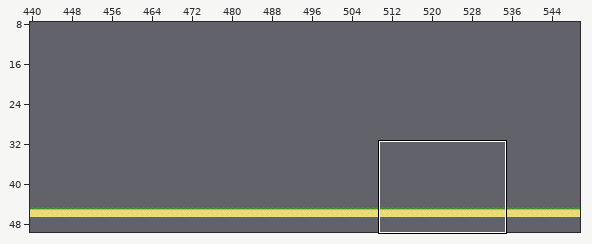
A Tiled map gets an edit: assets/levels/playgroundLevel.tmx. Above: a wide view before the commit, with the close-up outlined.
Close-up. The starting point:
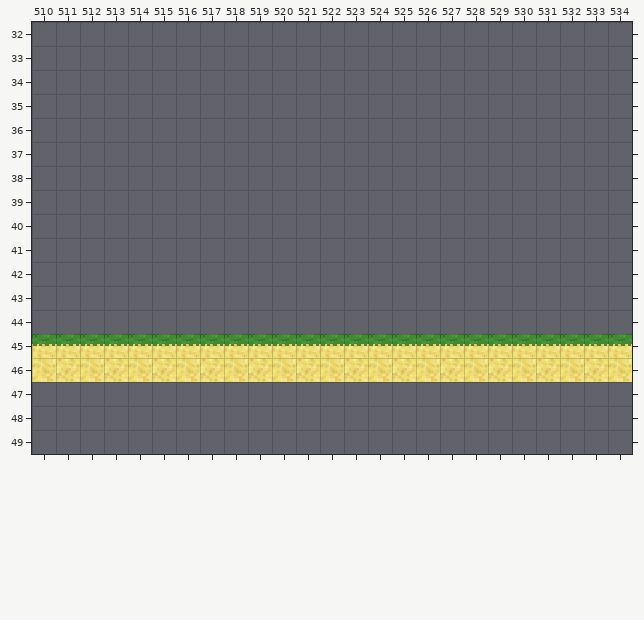
Cells are 16x16 px. Shown: x 510..534, y 32..49. The commit also changed other parts of the map, which this record leaves out.
New version:
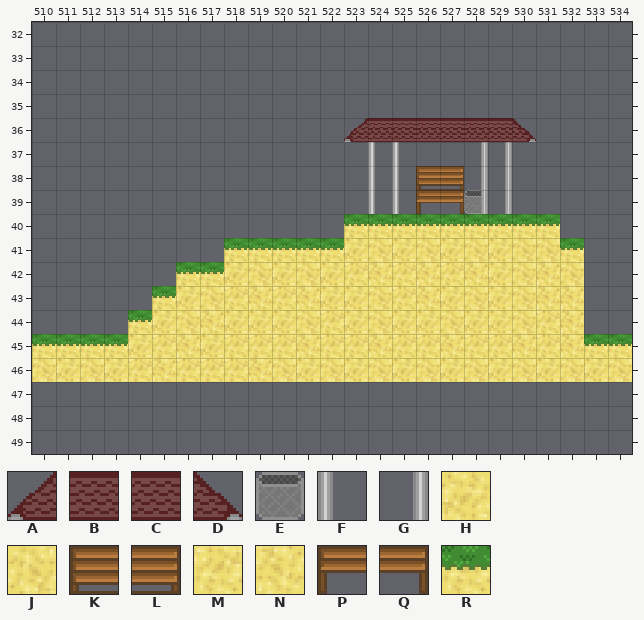
Key: from "tiles": A 20, B 21, C 22, D 23, E 96, F 240, G 243, H 372, J 373, K 374, L 375, M 416, N 417, P 418, Q 419, R 458.
_ is an empty cell, . an unchanged one.
Difference:
--- layer "background"
@@ x 524..529 @@
-37 _...._
-38 _.__._
-39 _.____
+37 F....G
+38 F.KL.G
+39 F.PQEG
--- layer "middleground"
@@ x 523..530 @@
-36 ________
+36 ABCBCBCD
@@ x 514..532 @@
-40 ........._________.
-41 ...._______________
-42 .._________________
-43 .__________________
-44 ___________________
-45 RRRRRRRRRRRRRRRRRRR
-46 JHJHJH.............
+40 .........RRRRRRRRR.
+41 ....RRRRRHJHJHJHJJR
+42 ..RRHJHJHMNMNMNHJNJ
+43 .RHJMNMNHHJMNHJHJNN
+44 RHJNHHHJMHJHHJHHJMN
+45 HMNHMMMNMMNMMNMMNMN
+46 MNMMMN.............
--- layer "foreground"
@@ x 525..528 @@
-37 _.._
-38 _.._
-39 _.._
+37 F..G
+38 F..G
+39 F..G
Pixel boxes of the changes (left, top, right, bottom) in both close-ups:
changed: (128, 118, 584, 382)
